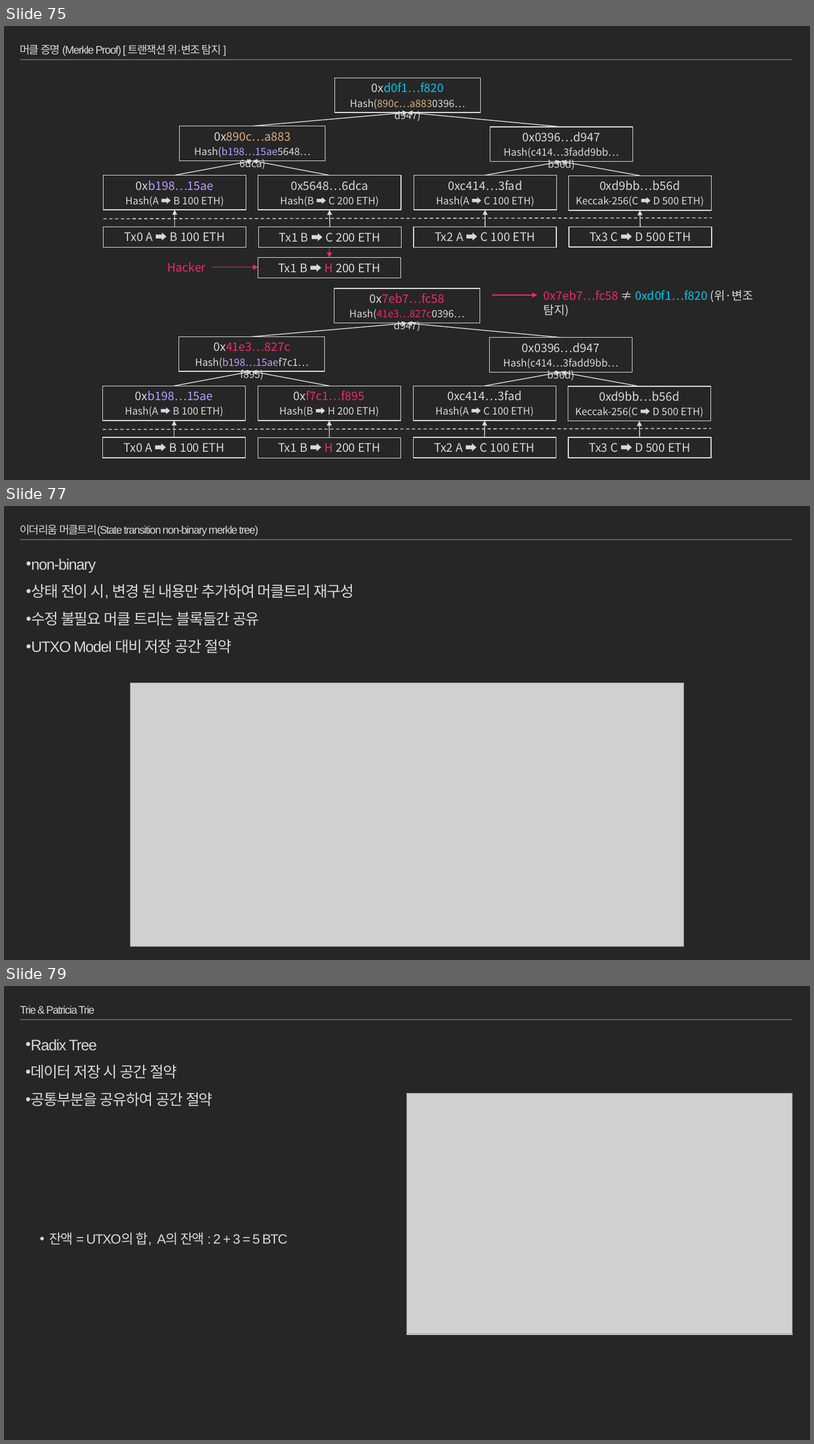
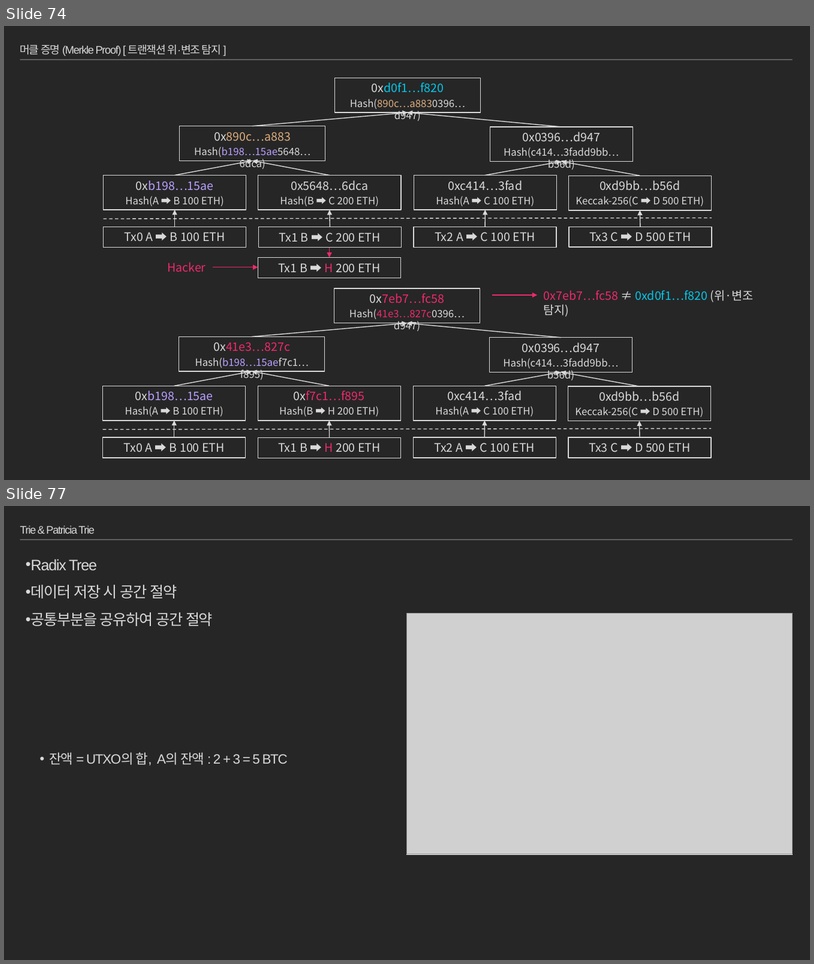
Before and after one commit to moss0801/blockchain-doc, a slide deck: General/Blockchain Part2.pptx. Shown one above the other, each under a label of ours: slides 75, 77 and 79 before the commit, slides 74 and 77 after it; the slides between them are not shown. The pictures are 814x1444 and 814x964 pixels, drawn with LibreOffice and Linux fonts; fonts in the diff are those of the drawing; grey boxes stand for pictures. Boxes give left, top, right and bottom in pixels: in the first picture for what was removed or moved away, otherwise in the second. Text is boxed around its words. In the diff, an @@ line names an element or a change of style, - is before the commit and + after.

Commit message:
blockchain part2 add merkle patricia tree

```diff
--- a/General/Blockchain Part2.pptx
+++ b/General/Blockchain Part2.pptx
@@ slide 77 removed at [4, 506, 810, 960], background #262626; not listed: 1 template element that a slide beside it also shows @@
@@ title removed at [20, 525, 258, 536] @@
-이더리움 머클트리(State transition non-binary merkle tree)
@@ text removed at [26, 558, 354, 653] @@
-• non-binary
-• 상태 전이 시, 변경 된 내용만 추가하여 머클트리 재구성
-• 수정 불필요 머클 트리는 블록들간 공유
-• UTXO Model 대비 저장 공간 절약
@@ picture removed at [130, 682, 684, 946] @@
@@ what was slide 75 is now slide 74 @@
@@ what was slide 79 is now slide 77 @@
```
Also in this commit, not shown: 6 slides changed, 8 slides added, 6 other slides removed, 1 other file.
